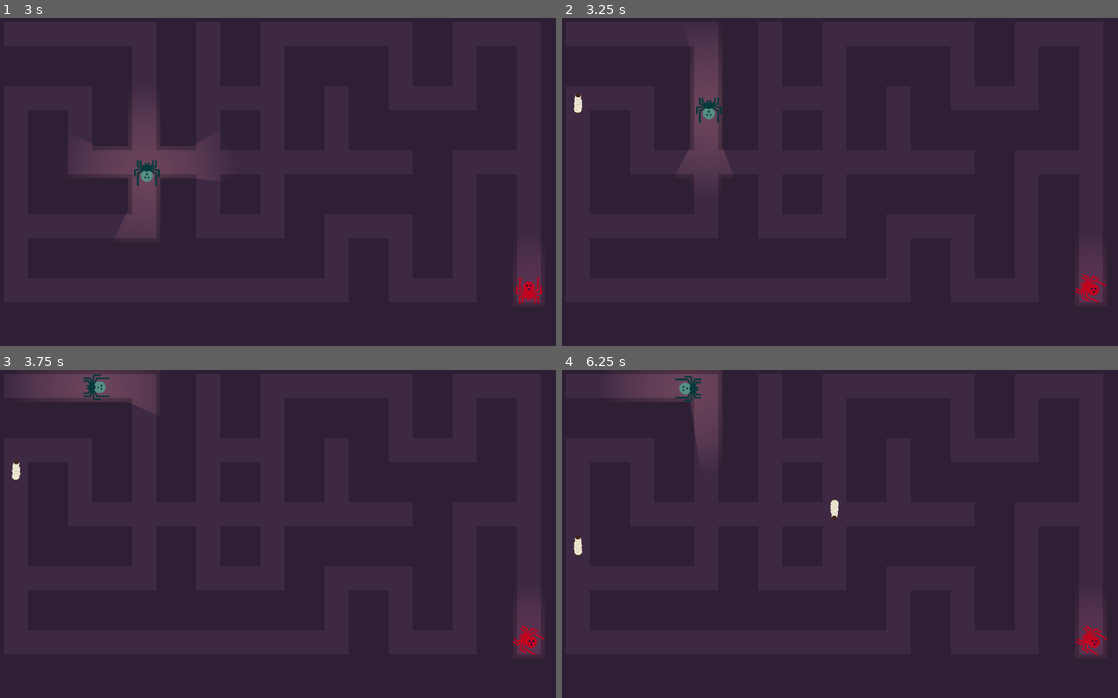
Above: before the commit, frames 1-4 (two rows, left to right).
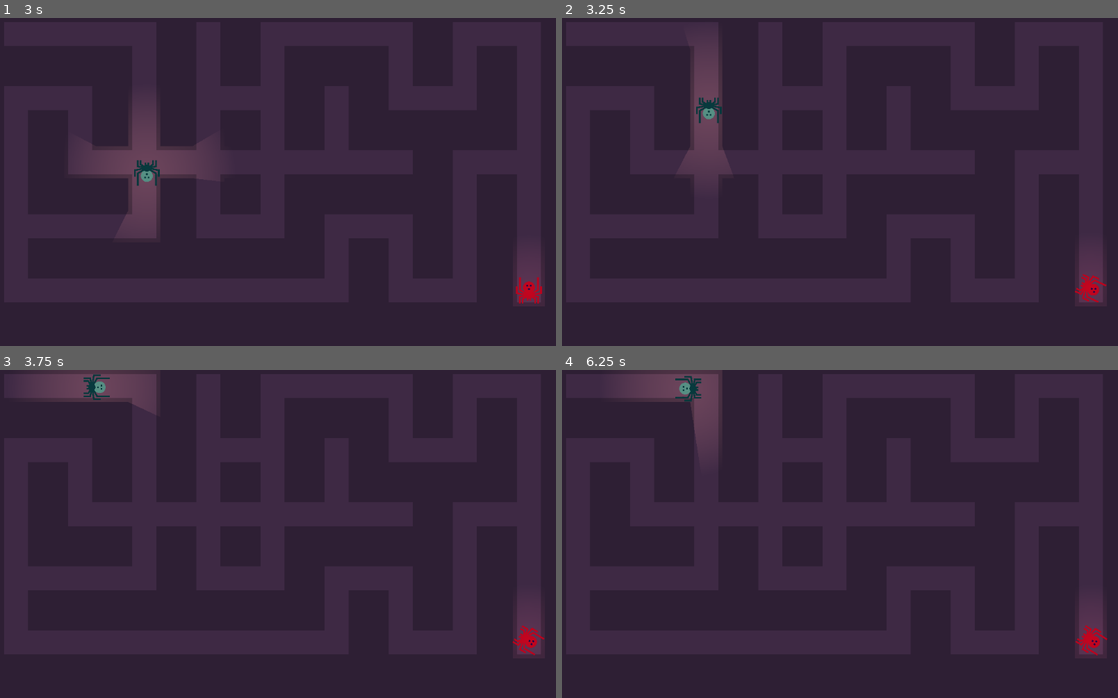
Above: after the commit, the same moments.

Repository: ehix/burrow
Game: Godot game, scene res://src/World.tscn
The game is run twice, just before and just after one commit, with the same random seed, the same clock (stepped at 60 frames per second) and the same inputs.
Inputs (mouse positions are in pixels of both pictures, inside the frame that each line leads up to):
- Up to frame 1 (3 s): tap Enter at 0.5 s; move the mouse to (400, 165) at 0.52 s; press the mouse at (400, 165) at 0.53 s; hold Right (move_right) 0.53-1.28 s; move the mouse to (166, 198) at 1.27 s; release the mouse at (166, 198) at 1.28 s; hold Down (move_down) 1.28-2.03 s; click (166, 198) at 1.35 s; move the mouse to (333, 109) at 2.02 s; press the mouse at (333, 109) at 2.03 s; hold Right (move_right) 2.03-2.78 s; tap Space (fire) at 2.1, 2.75 s; move the mouse to (250, 247) at 2.77 s; release the mouse at (250, 247) at 2.78 s; hold Up (move_up) from 2.78 s (still down); click (250, 247) at 2.85 s
- Up to frame 2 (3.25 s): keep holding Up (move_up)
- Up to frame 3 (3.75 s): move the mouse to (444, 583) at 3.52 s; release Up (move_up) at 3.53 s; press the mouse at (444, 583) at 3.53 s; hold Left (move_left) from 3.53 s (still down)
- Up to frame 4 (6.25 s): move the mouse to (673, 484) at 4.27 s; release the mouse at (673, 484) at 4.28 s; tap Space (fire) at 4.35 s; click (673, 484) at 4.55 s; move the mouse to (867, 534) at 5.02 s; release Left (move_left) at 5.03 s; press the mouse at (867, 534) at 5.03 s; hold Down (move_down) 5.03-5.78 s; move the mouse to (756, 452) at 5.77 s; release the mouse at (756, 452) at 5.78 s; hold Right (move_right) from 5.78 s (still down); click (756, 452) at 5.85 s

Frame 1 is identical in both runs. In frame 2, less than 0.1% of the frame differs, in the area x 2-4%, y 22-30%; in frame 3, less than 0.1%; in frame 4, 0.2%, in the area x 2-50%, y 39-57%.

Commit message:
larvae collision detection and regular spawning dependent on number of current larvae in the world

Diff:
--- a/prototype/src/Larvae.gd
+++ b/prototype/src/Larvae.gd
@@ -4,7 +4,7 @@
 # Declare member variables here. Examples:
 # var a: int = 2
 # var b: String = "text"
-var velocity = Vector2.ZERO
+#var velocity = Vector2.ZERO
 var current_dir = Vector2.UP # Default sprite is up
 # Called when the node enters the scene tree for the first time.
 func _ready() -> void:
@@ -26,21 +26,25 @@
 
 func set_direction(new_direction: Vector2):
 	if new_direction == Vector2.UP:
-		velocity.y -= 1
+#		velocity.y -= 1
 		rotation_degrees = 0
 		current_dir = Vector2.UP
 	elif new_direction == Vector2.RIGHT:
-		velocity.x += 1
+#		velocity.x += 1
 		rotation_degrees = 90
 		current_dir = Vector2.RIGHT
 	elif new_direction == Vector2.DOWN:
-		velocity.y += 1
+#		velocity.y += 1
 		rotation_degrees = 180
 		current_dir = Vector2.DOWN
 	elif new_direction == Vector2.LEFT:
-		velocity.x -= 1
+#		velocity.x -= 1
 		rotation_degrees = 270
 		current_dir = Vector2.LEFT
+
+func reverse_direction():
+	current_dir = current_dir * -1
+	rotation_degrees = (int(rotation_degrees) + 180) % 360
 
 
 func decide_orientation(tile_type: int):
@@ -58,11 +62,14 @@
 	print("Larvae hit something! - ", area.get_parent().name)
 
 
-
 func _on_Area2D_body_entered(body: Node) -> void:
 	print("Larvae body entered something! - ", body.name)
-#	if "TileMap" in body.name:
-#		queue_free()
-#
-#	if "Enemy" in body.name:
-#		queue_free()
+	if "Maze" in body.name:
+		reverse_direction()
+	if "MapBoundary" in body.name:
+		reverse_direction()
+	if "Enemy" in body.name:
+		queue_free()
+
+	if "Player" in body.name:
+		queue_free()
--- a/prototype/src/Larvae.tscn
+++ b/prototype/src/Larvae.tscn
@@ -10,8 +10,17 @@
 [ext_resource path="res://assets/creatures/larvae/lar_head.png" type="Texture" id=9]
 [ext_resource path="res://assets/creatures/larvae/lar_seg_1.png" type="Texture" id=10]
 
+[sub_resource type="CapsuleShape2D" id=3]
+radius = 95.454
+height = 266.889
+
+[sub_resource type="CapsuleShape2D" id=4]
+radius = 90.2571
+height = 241.647
+
 [sub_resource type="Animation" id=1]
 resource_name = "rest"
+loop = true
 tracks/0/type = "value"
 tracks/0/path = NodePath("head:position")
 tracks/0/interp = 1
@@ -402,10 +411,23 @@
 "values": [ 0.0 ]
 }
 
-[node name="Larvae" type="Node2D"]
+[node name="Larvae" type="Area2D"]
 position = Vector2( -0.297638, 0.595276 )
 scale = Vector2( 0.1, 0.1 )
 script = ExtResource( 1 )
+
+[node name="CollisionShape2D" type="CollisionShape2D" parent="."]
+modulate = Color( 0.984314, 0.392157, 0, 1 )
+position = Vector2( -1.48483, 5.93941 )
+scale = Vector2( 1, 1 )
+shape = SubResource( 3 )
+
+[node name="Area2D" type="Area2D" parent="."]
+scale = Vector2( 1, 1 )
+
+[node name="CollisionShape2D" type="CollisionShape2D" parent="Area2D"]
+position = Vector2( -1.48483, 20.7877 )
+shape = SubResource( 4 )
 
 [node name="AnimationPlayer" type="AnimationPlayer" parent="."]
 autoplay = "walk-cycle"
@@ -418,12 +440,12 @@
 offset = Vector2( -1.80408, -29.3163 )
 
 [node name="seg-highest" type="Sprite" parent="."]
-position = Vector2( -3.30974, -100.116 )
+position = Vector2( 3.70221, -99.5299 )
 texture = ExtResource( 10 )
 offset = Vector2( 0.451019, -11.5306 )
 
 [node name="seg-higher" type="Sprite" parent="."]
-position = Vector2( 0.00545025, -45.1982 )
+position = Vector2( -4.20167, -44.4734 )
 texture = ExtResource( 3 )
 offset = Vector2( -0.397552, -10.4192 )
 
@@ -431,17 +453,17 @@
 texture = ExtResource( 8 )
 
 [node name="seg-centre-down" type="Sprite" parent="."]
-position = Vector2( 0.636828, 8.47307 )
+position = Vector2( -3.57029, 9.19784 )
 texture = ExtResource( 5 )
 offset = Vector2( -1.02893, 44.287 )
 
 [node name="seg-lower" type="Sprite" parent="."]
-position = Vector2( -2.85872, 54.0304 )
+position = Vector2( 4.15322, 54.6166 )
 texture = ExtResource( 6 )
 offset = Vector2( 0.451019, 43.4938 )
 
 [node name="seg-lowest" type="Sprite" parent="."]
-position = Vector2( 0.509936, 95.9213 )
+position = Vector2( -3.69719, 96.646 )
 z_index = 1
 texture = ExtResource( 4 )
 offset = Vector2( 0, 44.2 )
@@ -450,3 +472,5 @@
 position = Vector2( -0.360687, 54.5734 )
 texture = ExtResource( 7 )
 offset = Vector2( -0.992371, 38.3367 )
+[connection signal="area_entered" from="Area2D" to="." method="_on_Area2D_area_entered"]
+[connection signal="body_entered" from="Area2D" to="." method="_on_Area2D_body_entered"]
--- a/prototype/src/World.gd
+++ b/prototype/src/World.gd
@@ -1,8 +1,9 @@
 extends Node2D
 
 const TileTypes = preload("res://src/TileTypes.gd").Tile_Type
-
-var init_timout = 3.0 # DUMMY TIMEOUT
+const creature_timeout_secs = 10
+const max_creatures = 3
+var creature_timeout = creature_timeout_secs
 var larvae = preload("res://src/Larvae.tscn")
 var num_larvae = 0
 onready var Maze = get_node("Maze")
@@ -11,24 +12,26 @@
 	print("enum example - T Left = ",TileTypes.T_LEFT)
 	pass # Replace with function body.
 
-#func get_input():
-#	if Input.is_action_pressed("click"):
+func get_input():
+	if Input.is_action_pressed("click"):
+		var larvaeCount = get_tree().get_nodes_in_group("LARVAE_INSTS").size()
+		print(" LARVAE COUNT = ", larvaeCount)
 #		Maze.get_tiletype_from_worldpos(get_global_mouse_position())
-#
+
 
 func _process(delta: float) -> void:
-#	get_input()
-	if init_timout > 0:# DUMMY TIMEOUT
-		init_timout -= delta# DUMMY TIMEOUT
+	get_input()
+	if creature_timeout > 0:# DUMMY TIMEOUT
+		creature_timeout -= delta# DUMMY TIMEOUT
 	else:
-		init_timout = 3.0
-		if num_larvae < 2:
+		creature_timeout = creature_timeout_secs
+		if get_tree().get_nodes_in_group("LARVAE_INSTS").size() < max_creatures:
 			spawn_larvae()
 
 func spawn_larvae():
-	# DUMMY Larvae spawn
 	var larvae_instance = larvae.instance()
-	print("Spawn Larvae!")
+#	print("Spawn Larvae!")
+	# Find a valid tile to put a larvae into
 	var found_valid_tile = false
 	var cell_location = Vector2(0, 0)
 	while found_valid_tile == false:
@@ -38,13 +41,12 @@
 		print("Cell location, Cell type = ", cell_location," ", cell_type)
 		if cell_type != Maze.block_tile:
 			found_valid_tile = true
+	# Set position of the larvae to the valid tile location (middle of the tile)
 	larvae_instance.global_position = ((cell_location * Maze.tile_size) + (Maze.tile_size / 2))
+	# Discover tile type to decide which orientation the larvae should be in
 	var target_tiletype = Maze.get_tiletype_from_worldpos(larvae_instance.global_position)
 	larvae_instance.decide_orientation(target_tiletype)
+	# Add the larvae instance to the world
 	get_tree().get_root().add_child(larvae_instance)
-	increment_larvae()
-
-func decrement_larvae():
-	num_larvae -=1
-func increment_larvae():
-	num_larvae += 1
+	# Keeps track of number of Larvae instances
+	larvae_instance.add_to_group("LARVAE_INSTS")
Not shown: 1 places in prototype/src/Larvae.tscn that only renumber resources
